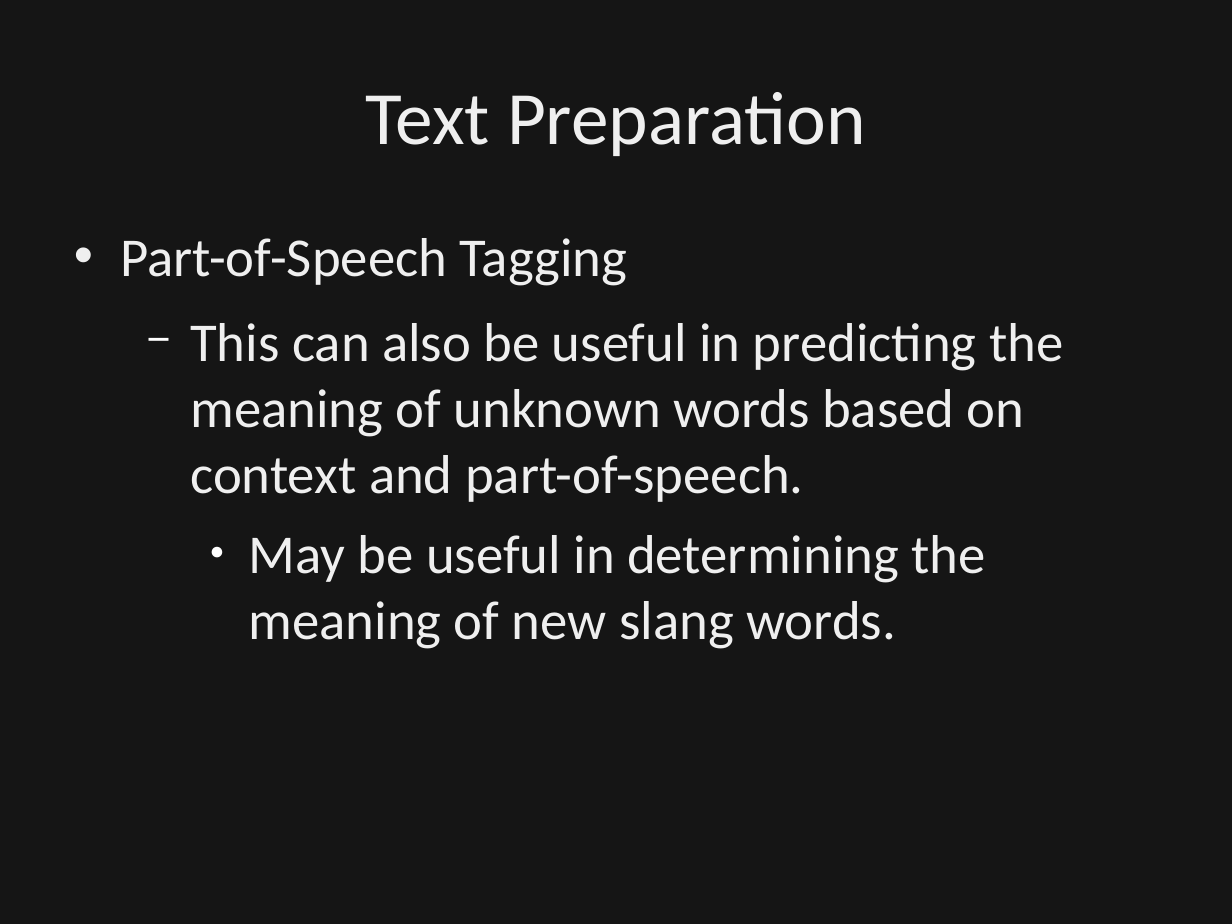
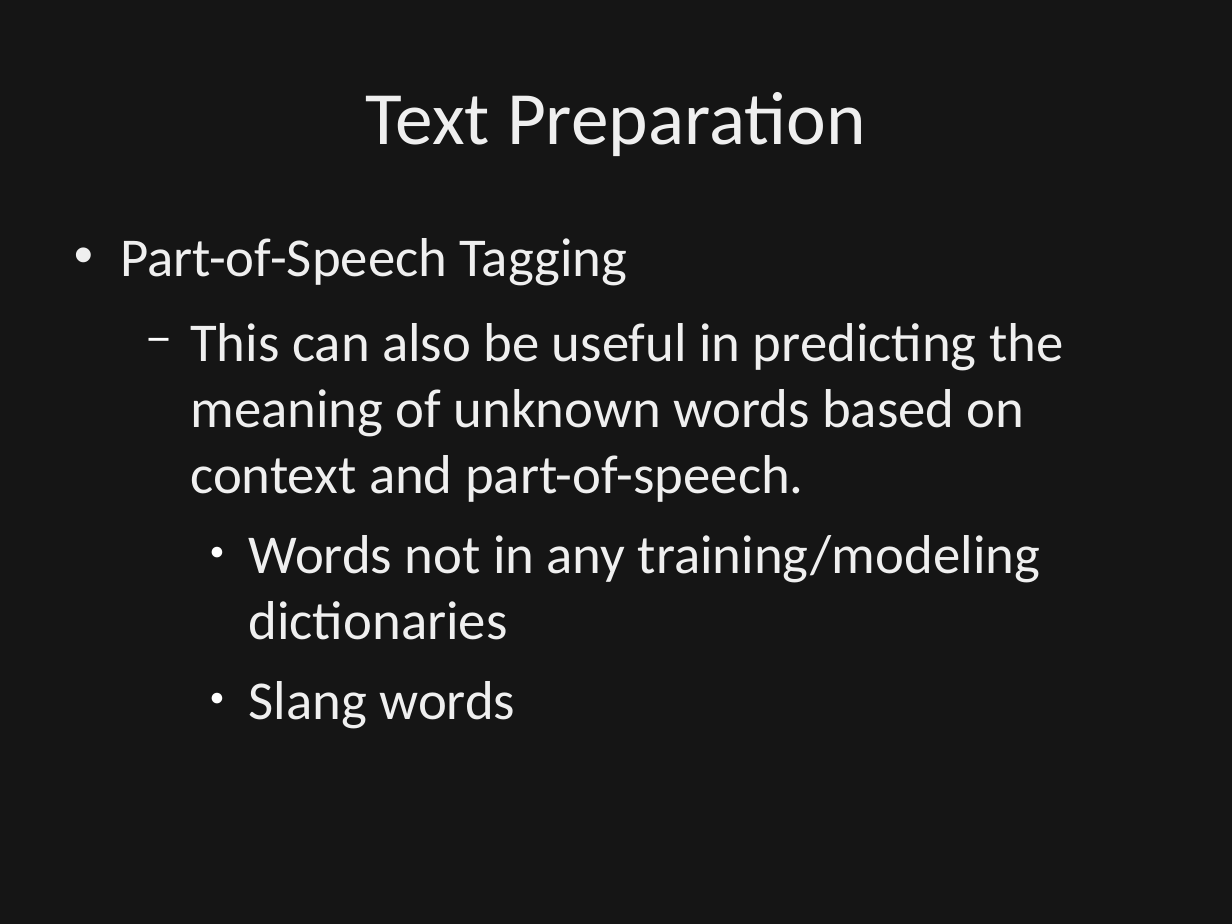
Before and after one commit to dbowmans46/PracticalProgramming, a slide deck: slide 28 of Session 7 - Python/Instructional Material/Session 7 - Python Brief Intro to NLP.odp (slide 29 before the commit). Drawn at 1232x924 pixels with LibreOffice and Linux fonts; fonts in the diff are those of the drawing; background and template pictures are left out; a plain dark background stands for a picture behind light text. Boxes give left, top, right and bottom in pixels: in the first picture for what was removed or moved away, otherwise in the second. Text is boxed around its words. In the diff, an @@ line names an element or a change of style, - is before the commit and + after.

```diff
--- a/Session 7 - Python/Instructional Material/Session 7 - Python Brief Intro to NLP.odp
+++ b/Session 7 - Python/Instructional Material/Session 7 - Python Brief Intro to NLP.odp
@@ text at bbox=[249, 535, 1040, 729]: text changed @@
-    ● May be useful in determining the meaning of new slang words.
+    ● Words not in any training/modeling dictionaries
+    ● Slang words
```
Also in this commit, not shown: 3 other slides changed, 2 slides added, 1 other file.
